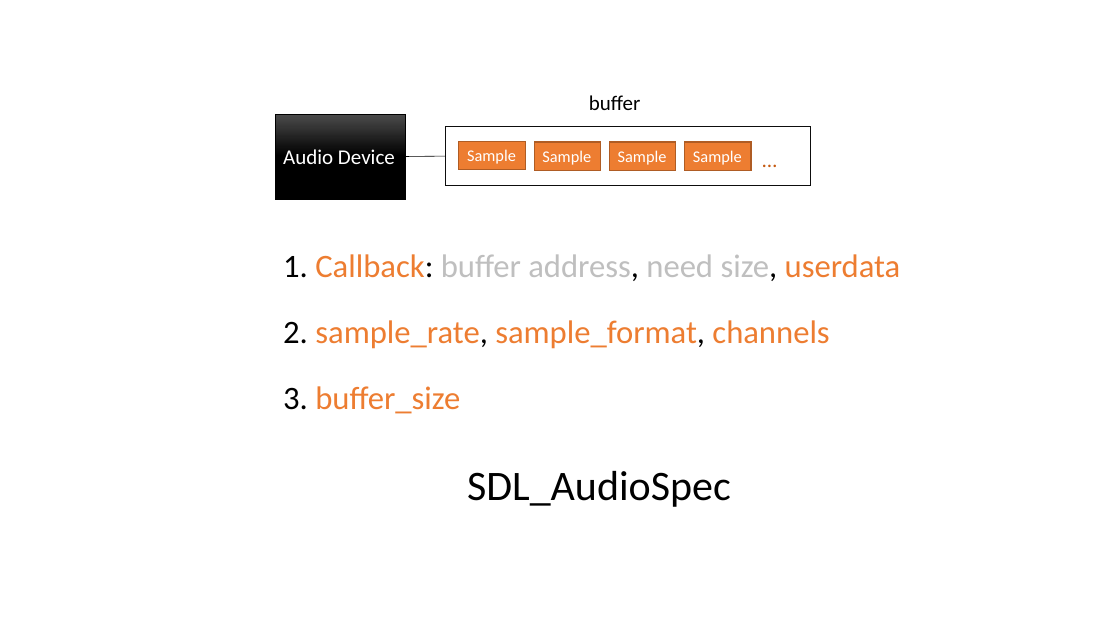
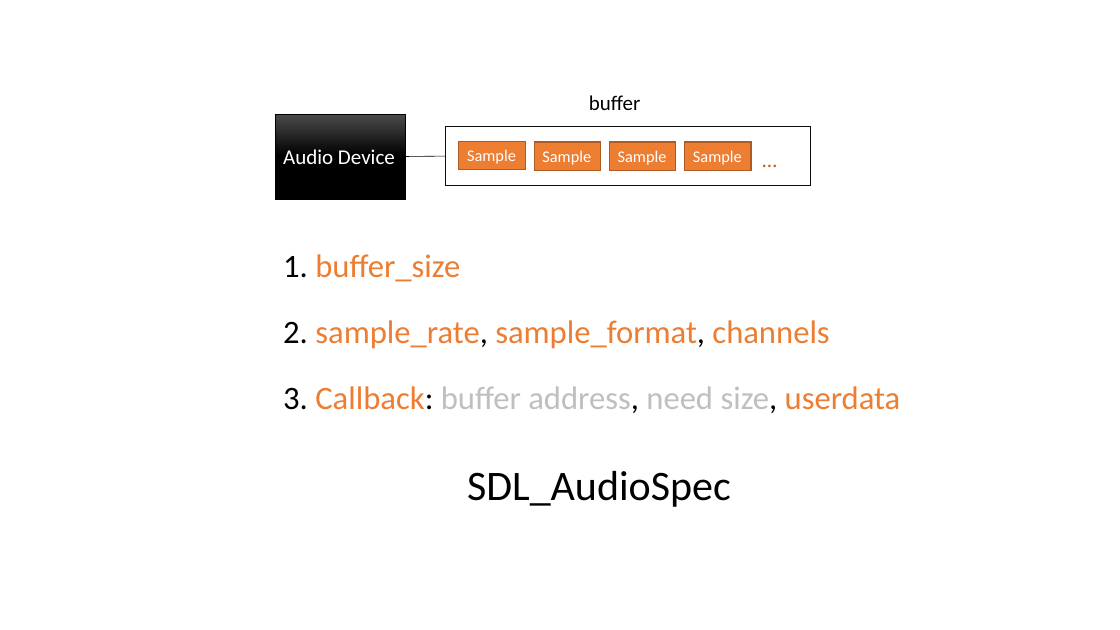
Before and after one commit to shileiz/notes, a slide deck: slide 5 of FFmpeg/slides/SDL-AUDIO.pptx. Drawn at 1120x630 pixels with LibreOffice and Linux fonts; fonts in the diff are those of the drawing. Boxes give left, top, right and bottom in pixels: in the first picture for what was removed or moved away, otherwise in the second. Text is boxed around its words. In the diff, an @@ line names an element or a change of style, - is before the commit and + after.

```diff
--- a/FFmpeg/slides/SDL-AUDIO.pptx
+++ b/FFmpeg/slides/SDL-AUDIO.pptx
@@ text at (283,254,460,282): text changed; text colour #BFBFBF to #ED7D31 @@
-1. Callback: buffer address, need size, userdata
+1. buffer_size
@@ text at (283,386,901,413): text changed; text colour #ED7D31 to #BFBFBF @@
-3. buffer_size
+3. Callback: buffer address, need size, userdata
```
Also in this commit, not shown: 3 other slides changed, 4 slides added, 1 other file.
